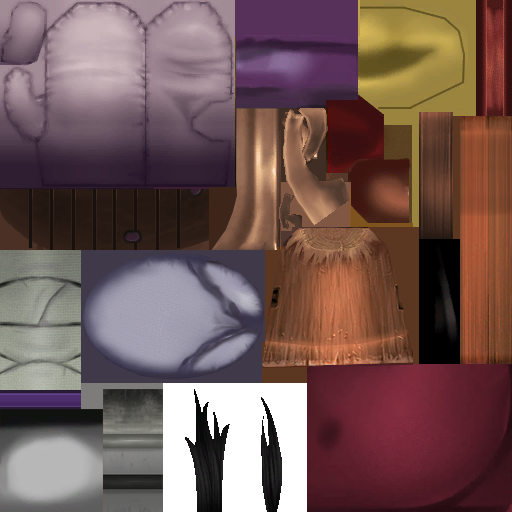
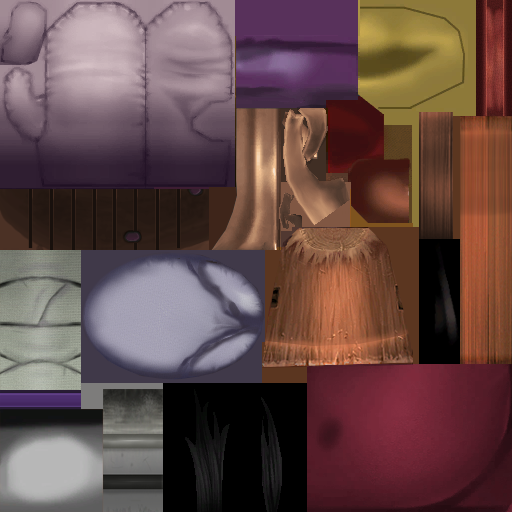
Layer changes from the first 512 x 512 image to the second:
added layer "FitDedede_Body_A" over (163, 0, 476, 512)
